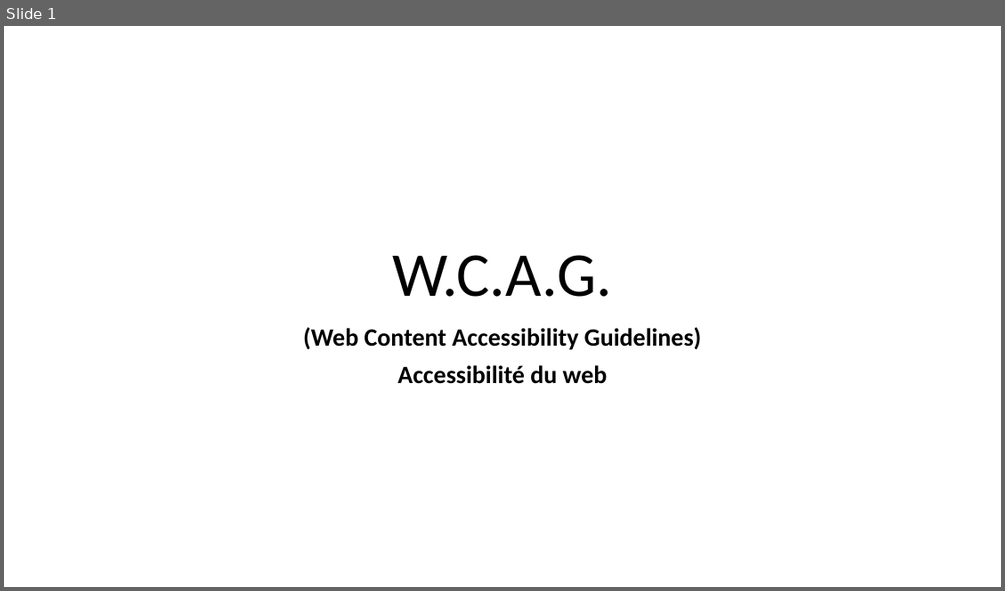
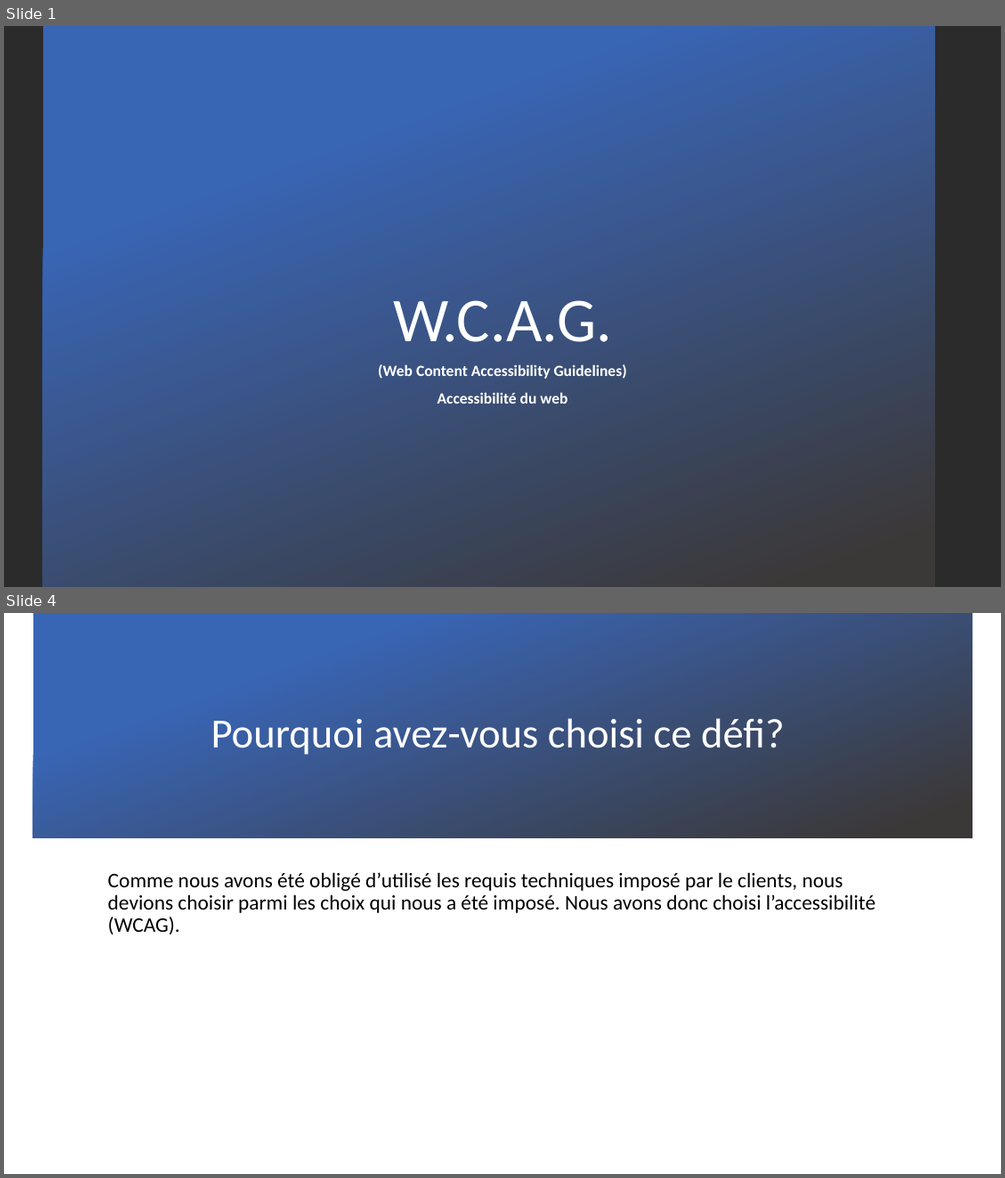
Before and after one commit to zacouse/GestionStages, a slide deck: PrésentationDéfi/WACG.pptx. Shown one above the other, each under a label of ours: slide 1 before the commit, slides 1 and 4 after it; the slides between them are not shown. The pictures are 1005x591 and 1005x1178 pixels, drawn with LibreOffice and Linux fonts; fonts in the diff are those of the drawing; background and template pictures are left out; a plain dark background stands for a picture behind light text. Boxes give left, top, right and bottom in pixels: in the first picture for what was removed or moved away, otherwise in the second. Text is boxed around its words. In the diff, an @@ line names an element or a change of style, - is before the commit and + after.

Commit message:
Final WCAG powerpoint

```diff
--- a/PrésentationDéfi/WACG.pptx
+++ b/PrésentationDéfi/WACG.pptx
@@ slide 4 added at [4, 613, 1001, 1174], background picture (left out) @@
@@ rectangle added at [33, 613, 972, 838], fill gradient #3965B5 to #3B3838 @@
@@ title added at [211, 718, 785, 755], 40 pt, text #FFFFFF @@
+Pourquoi avez-vous choisi ce défi?
@@ text added at [108, 872, 875, 934], 20 pt, text #000000 @@
+Comme nous avons été obligé d’utilisé les requis techniques imposé par le clients, nous devions choisir parmi les choix qui nous a été imposé. Nous avons donc choisi l’accessibilité (WCAG).
@@ slide 1 changed as well @@
@@ background #FFFFFF to picture (left out) @@
@@ rectangle added at [43, 26, 935, 587], fill gradient #3965B5 to #3B3838 @@
@@ title "W.C.A.G.": place and size @@
-title "W.C.A.G." at [393, 255, 612, 297]
+title "W.C.A.G." at [393, 300, 612, 342]
@@ title "W.C.A.G." at [393, 300, 612, 342]: text colour #000000 to #FFFFFF @@
@@ subtitle "(Web Content Accessibility Guidelines)": place and size @@
-subtitle "(Web Content Accessibility Guidelines)" at [303, 327, 702, 384]
+subtitle "(Web Content Accessibility Guidelines)" at [378, 364, 627, 403]
@@ subtitle "(Web Content Accessibility Guidelines)" at [378, 364, 627, 403]: size 24 to 15 pt, text colour #000000 to #FFFFFF @@
```
Also in this commit, not shown: 8 other slides added, 5 slides removed.
